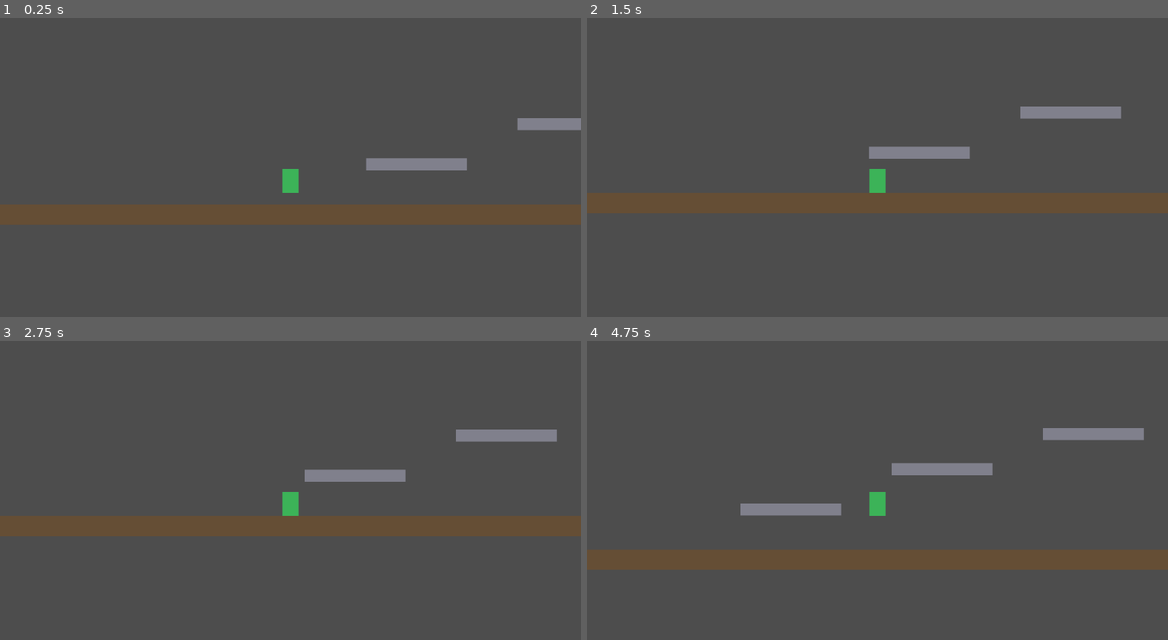
Above: before the commit, frames 1-4 (two rows, left to right).
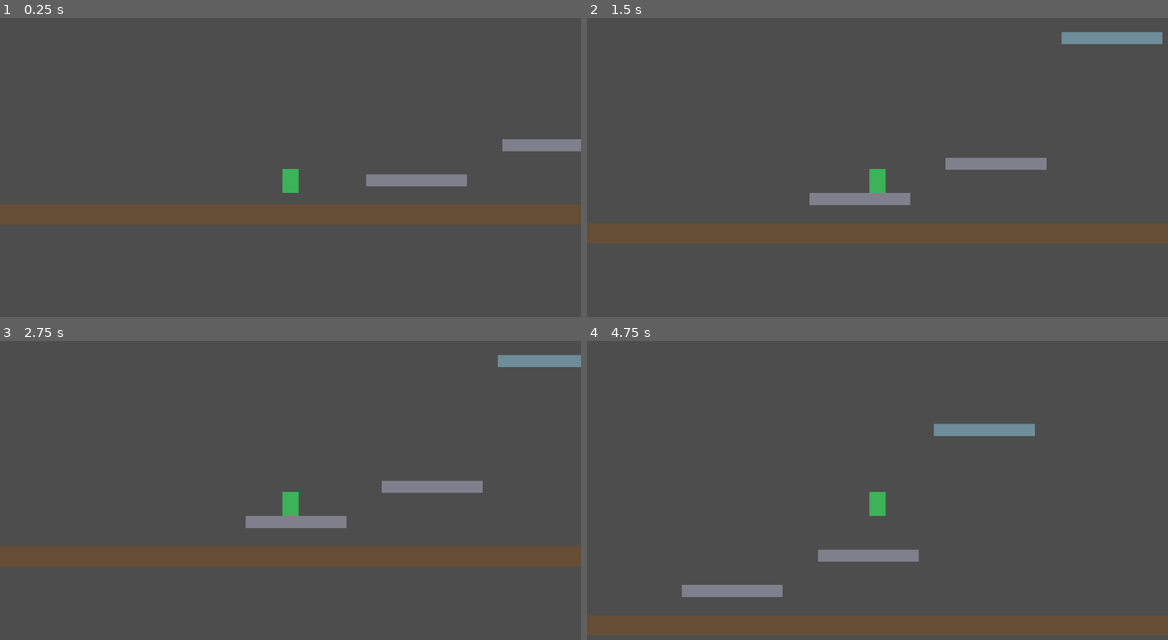
Above: after the commit, the same moments.

Repository: Jikodis/frog-hopper
Game: Godot game, scene res://scenes/level_1.tscn
The game is run twice, just before and just after one commit, with the same random seed, the same clock (stepped at 60 frames per second) and the same inputs.
Inputs:
- Up to frame 1 (0.25 s): no input
- Up to frame 2 (1.5 s): hold Right (move_right) from 0.53 s (still down); tap Space (jump) at 0.77 s
- Up to frame 3 (2.75 s): tap Space (jump) at 1.52 s; release Right (move_right) at 2.03 s; hold Left (move_left) from 2.03 s (still down)
- Up to frame 4 (4.75 s): release Left (move_left) at 2.78 s; hold Right (move_right) 2.78-4.28 s; tap Space (jump) at 3.02, 3.77, 4.52 s; hold Left (move_left) from 4.28 s (still down)

The runs differ from the first frame. In frame 1, 2.4% of the frame differs, in the area x 62-100%, y 33-57%; in frame 2, 3.5%; in frame 3, 3.4%; in frame 4, 4.4%, in the area x 16-96%, y 27-86%.

Commit message:
Task 3: reposition top platform so it requires a double jump
Co-Authored-By: Claude Opus 4.8 (1M context) <noreply@anthropic.com>

Diff:
--- a/scenes/level_1.tscn
+++ b/scenes/level_1.tscn
@@ -24,7 +24,7 @@
 shape = SubResource("RectangleShape2D_ground")
 
 [node name="PlatformA" type="StaticBody2D" parent="."]
-position = Vector2(-150, 300)
+position = Vector2(-150, 332)
 
 [node name="Visual" type="ColorRect" parent="PlatformA"]
 offset_left = -100.0
@@ -37,7 +37,7 @@
 shape = SubResource("RectangleShape2D_platform")
 
 [node name="PlatformB" type="StaticBody2D" parent="."]
-position = Vector2(150, 220)
+position = Vector2(120, 262)
 
 [node name="Visual" type="ColorRect" parent="PlatformB"]
 offset_left = -100.0
@@ -50,14 +50,14 @@
 shape = SubResource("RectangleShape2D_platform")
 
 [node name="PlatformC" type="StaticBody2D" parent="."]
-position = Vector2(450, 150)
+position = Vector2(350, 12)
 
 [node name="Visual" type="ColorRect" parent="PlatformC"]
 offset_left = -100.0
 offset_top = -12.0
 offset_right = 100.0
 offset_bottom = 12.0
-color = Color(0.5, 0.5, 0.55, 1)
+color = Color(0.43, 0.55, 0.6, 1)
 
 [node name="CollisionShape2D" type="CollisionShape2D" parent="PlatformC"]
 shape = SubResource("RectangleShape2D_platform")
